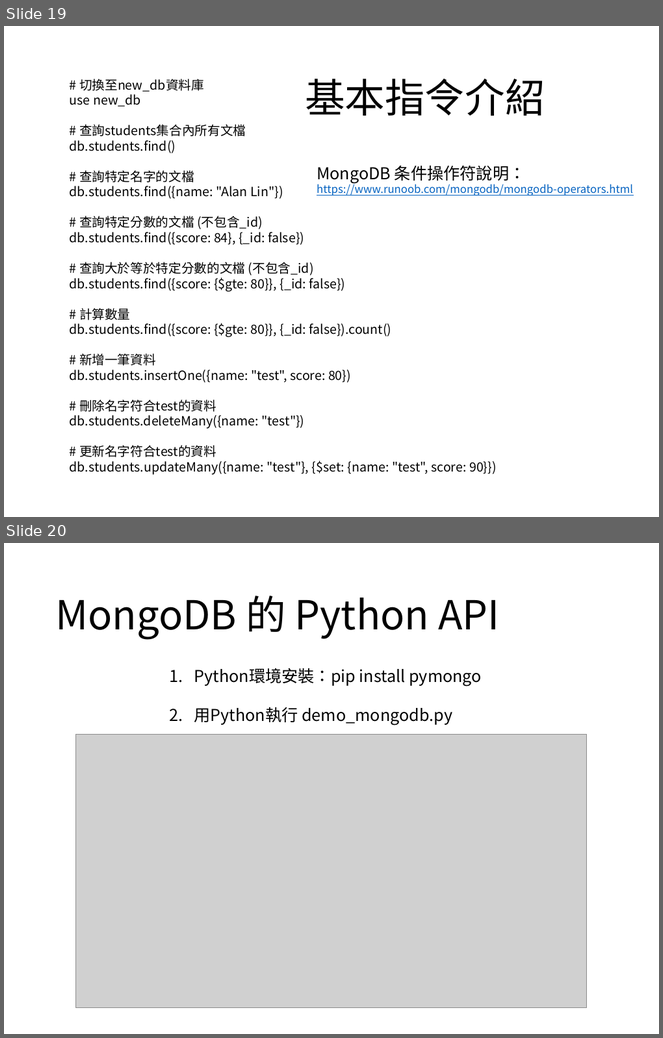
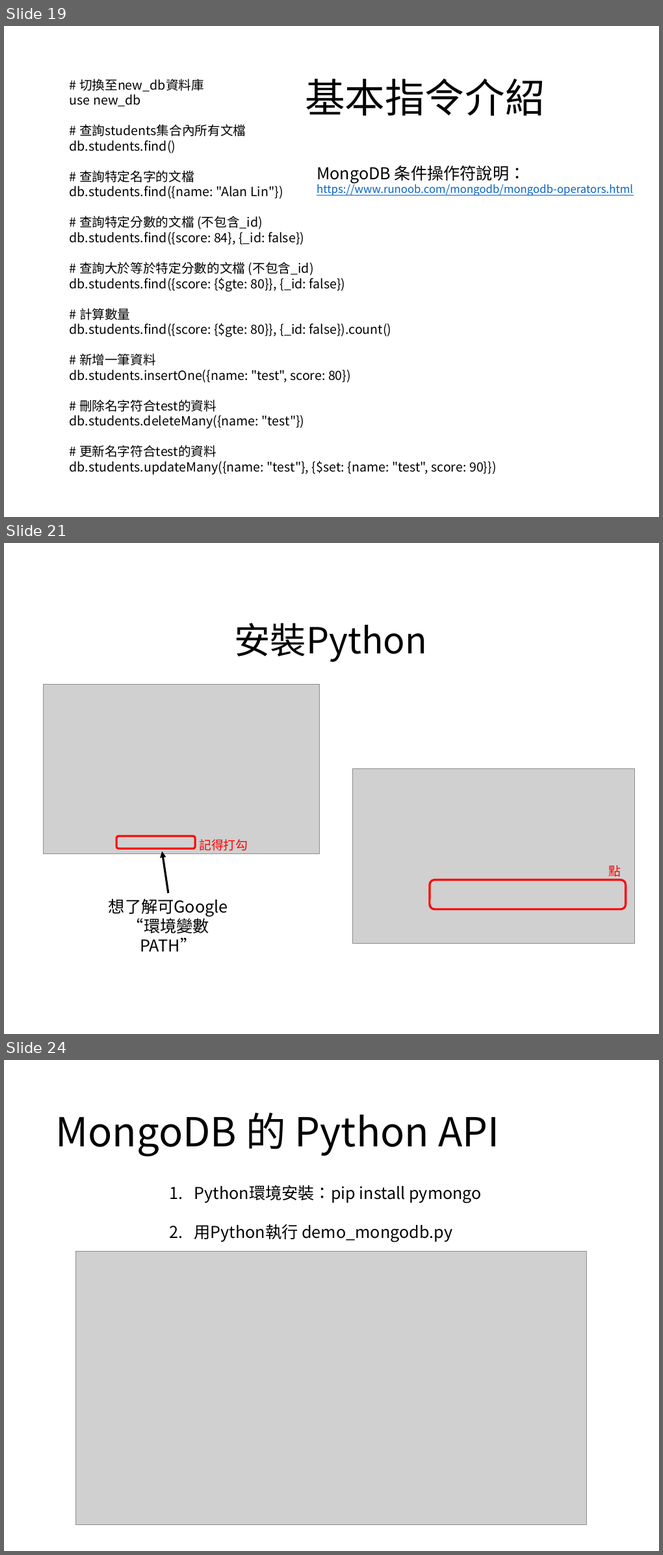
Before and after one commit to kkldream/WebAPI-MongoDB-Flask-basic-tutorial, a slide deck: MongoDB資料庫-基礎教學.pptx. Shown one above the other, each under a label of ours: slides 19 and 20 before the commit, slides 19, 21 and 24 after it; the slides between them are not shown. The pictures are 663x1038 and 663x1555 pixels, drawn with LibreOffice and Linux fonts; fonts in the diff are those of the drawing; grey boxes stand for pictures. Boxes give left, top, right and bottom in pixels: in the first picture for what was removed or moved away, otherwise in the second. Text is boxed around its words. In the diff, an @@ line names an element or a change of style, - is before the commit and + after.

```diff
--- a/MongoDB資料庫-基礎教學.pptx
+++ b/MongoDB資料庫-基礎教學.pptx
@@ slide 21 added at [4,543,659,1034], background #FFFFFF @@
@@ title added at [234,623,427,662], 39.6 pt, text #000000 @@
+安裝Python
@@ picture added at [43,684,319,854] @@
@@ picture added at [352,769,635,944] @@
@@ rounded rectangle added at [116,837,195,849], outline #FF0000 2.25 pt @@
@@ arrow added from (168, 893) to (162, 852), #000000 2.25 pt @@
@@ text added at [199,839,248,851], 13.5 pt, text #FF0000 @@
+記得打勾
@@ text added at [608,865,621,880], 13.5 pt, text #FF0000 @@
+點
@@ rounded rectangle added at [430,880,626,909], outline #FF0000 2.25 pt @@
@@ text added at [109,899,228,934], 18 pt, text #000000 @@
+想了解可Google
+“環境變數 PATH”
@@ what was slide 20 is now slide 24 @@
```
Also in this commit, not shown: 4 other slides added, 1 slide removed.
